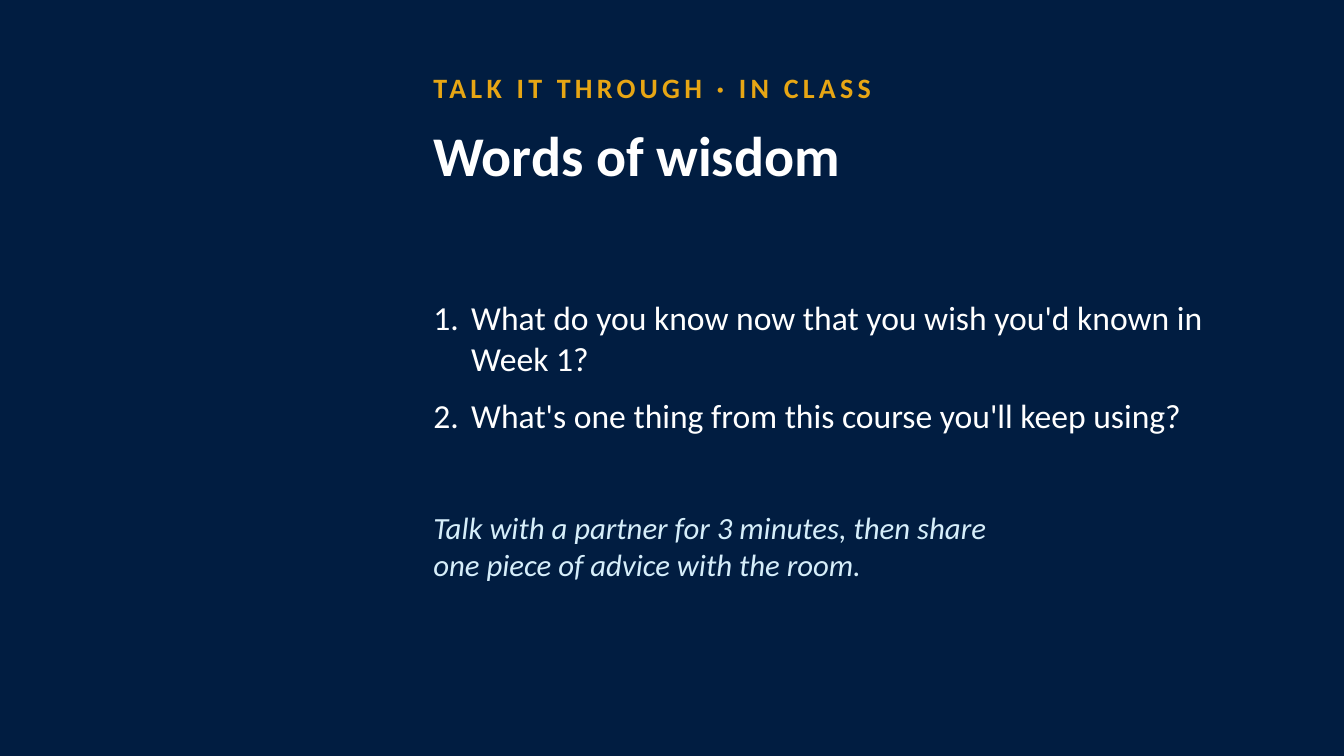
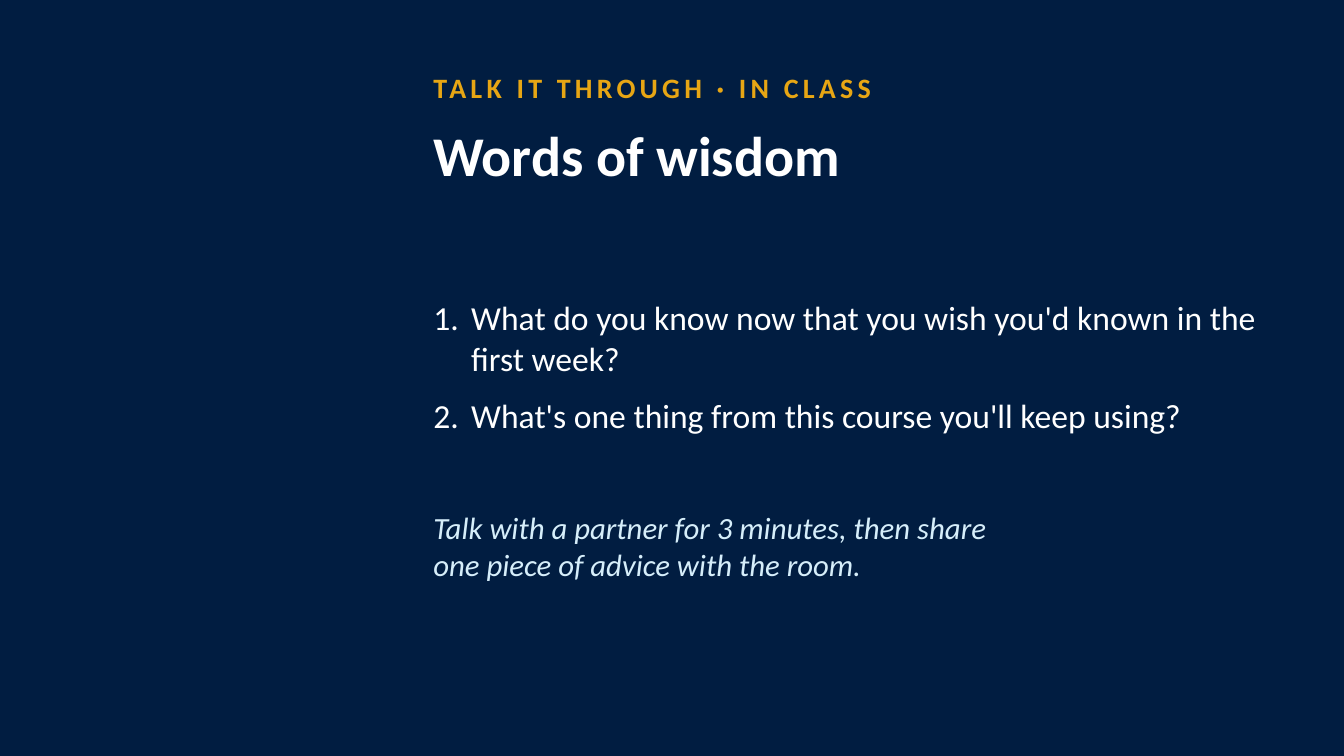
Before and after one commit to octc-instructional-design/FYE100-pathfinder-guidebook, a slide deck: slide 9 of downloads/slides/FYE100-Module12-Instructor-Slides.pptx. Drawn at 1344x756 pixels with LibreOffice and Linux fonts; fonts in the diff are those of the drawing; background and template pictures are left out. Boxes give left, top, right and bottom in pixels: in the first picture for what was removed or moved away, otherwise in the second. Text is boxed around its words. In the diff, an @@ line names an element or a change of style, - is before the commit and + after.

```diff
--- a/downloads/slides/FYE100-Module12-Instructor-Slides.pptx
+++ b/downloads/slides/FYE100-Module12-Instructor-Slides.pptx
@@ text at bbox=[471, 306, 1256, 372]: text changed @@
-1. What do you know now that you wish you'd known in Week 1?
+1. What do you know now that you wish you'd known in the first week?
```
Also in this commit, not shown: 1 other slide changed, 11 other files.
